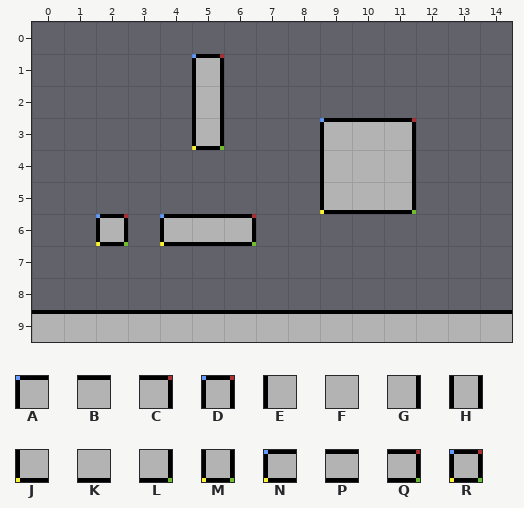
Tiled map (JSON): Engine/Assest/Map/temp.json. Above is the file before it was changed.
Cells are 32x32 px. Shown: x 0..14, y 0..9.
Key: from "Tiled1": A 0, B 1, C 2, D 3, E 4, F 5, G 6, H 7, J 8, K 9, L 10, M 11, N 12, P 13, Q 14, R 15.
_ is an empty cell.
Layer "BackGround" before, first column x 0:
 0 _______________
 1 _____D_________
 2 _____H_________
 3 _____M___ABC___
 4 _________EFG___
 5 _________JKL___
 6 __R_NPQ________
 7 _______________
 8 _______________
 9 BBBBBBBBBBBBBBB
After:
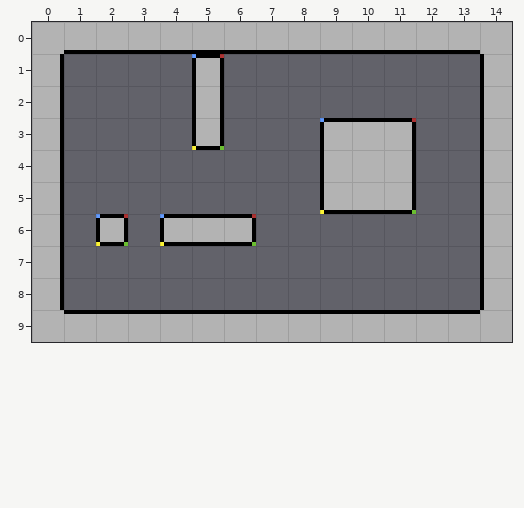
What changed:
Layer "BackGround":
y 0: x 0..14 _______________ -> FKKKKKKKKKKKKKF
y 1..8: x 0 _ -> G; x 14 _ -> E
y 9: x 0 B -> F; x 14 B -> F
Boxes around the changes in both pictures, in picture pixels (x1, y1, x2, y2):
changed: (32, 22, 512, 314)
